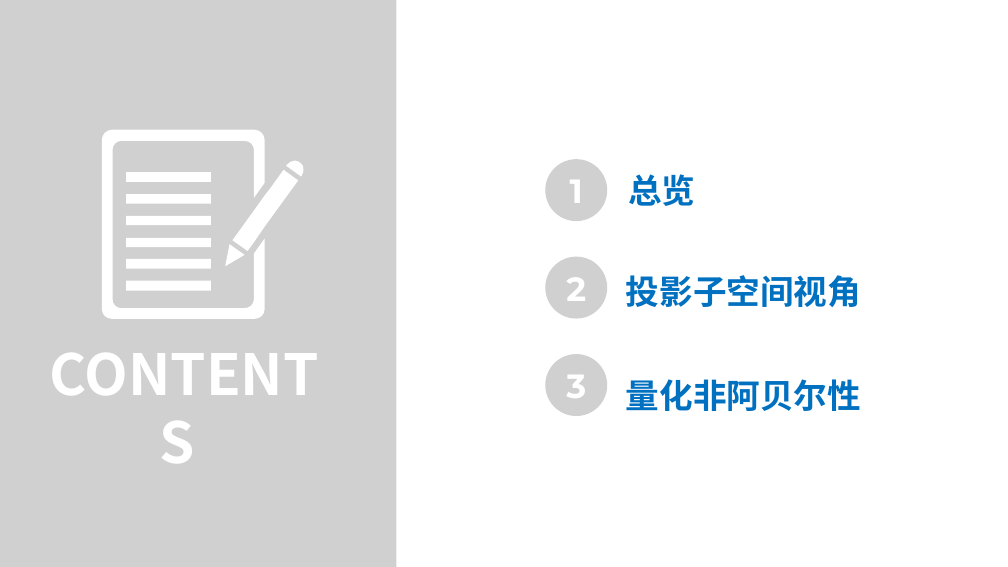
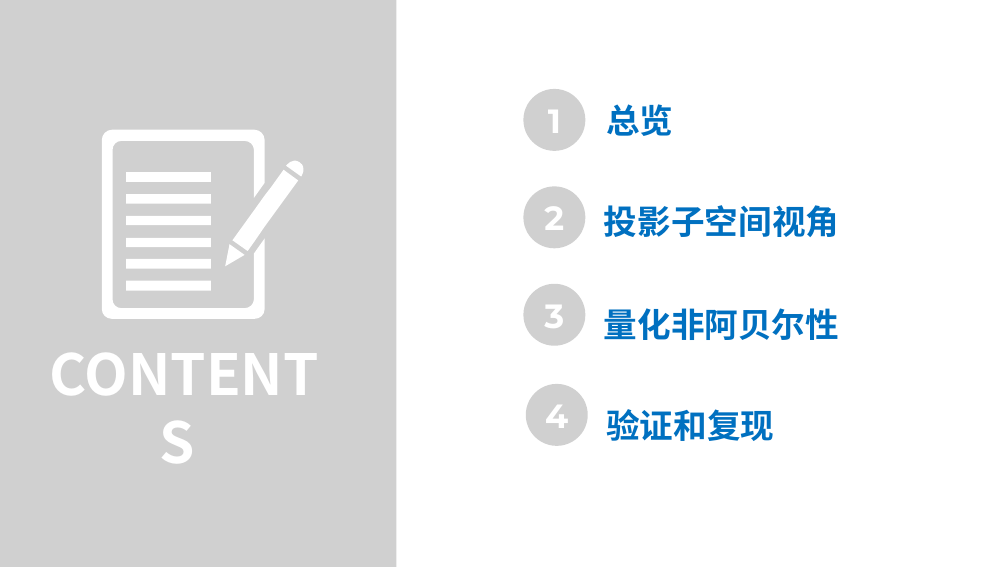
Before and after one commit to Asice-Cloud/quantummmm, a slide deck: slide 1 of y2.pptx. Drawn at 1008x567 pixels with LibreOffice and Linux fonts; fonts in the diff are those of the drawing; grey boxes stand for pictures. Boxes give left, top, right and bottom in pixels: in the first picture for what was removed or moved away, otherwise in the second. Text is boxed around its words. In the diff, an @@ line names an element or a change of style, - is before the commit and + after.

```diff
--- a/y2.pptx
+++ b/y2.pptx
@@ picture added at bbox=[523, 89, 585, 151], 32 pt, text #FFFFFF, bold @@
+1
@@ 3 texts: place and size @@
-3 texts at bbox=[626, 174, 861, 411]
+3 texts at bbox=[604, 104, 839, 340]
@@ picture "2": place and size @@
-picture "2" at bbox=[545, 160, 607, 222]
+picture "2" at bbox=[523, 187, 585, 249]
@@ text in picture at bbox=[544, 206, 564, 230]: text changed @@
-1
+2
@@ picture "3": place and size @@
-picture "3" at bbox=[545, 256, 607, 318]
+picture "3" at bbox=[523, 284, 585, 346]
@@ text in picture at bbox=[544, 305, 564, 328]: text changed @@
-2
+3
@@ picture "4": place and size @@
-picture "4" at bbox=[545, 354, 607, 416]
+picture "4" at bbox=[526, 384, 588, 446]
@@ text in picture at bbox=[545, 405, 568, 428]: text changed @@
-3
+4
@@ text added at bbox=[606, 409, 774, 441], 32 pt, text #0070C0, bold @@
+验证和复现
```
Also in this commit, not shown: 7 other slides changed, 7 slides added, 1 slide removed, 49 other files.
